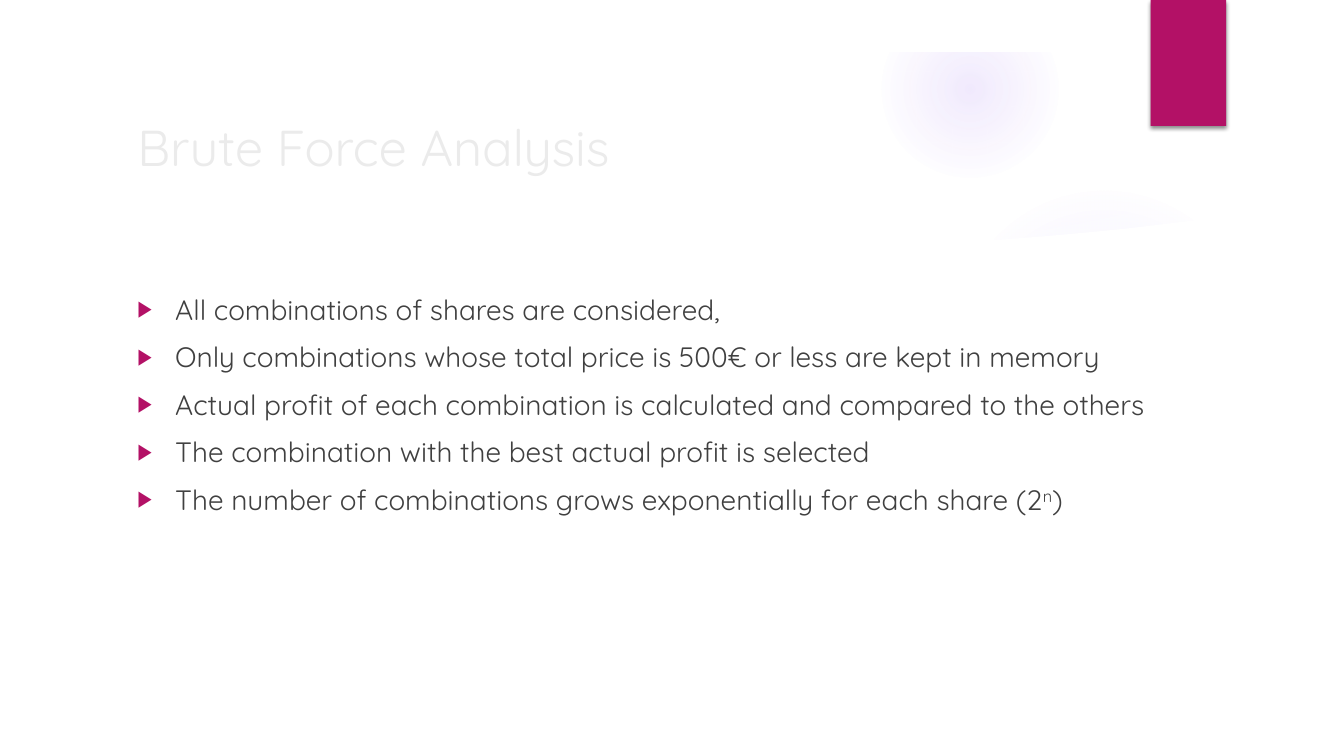
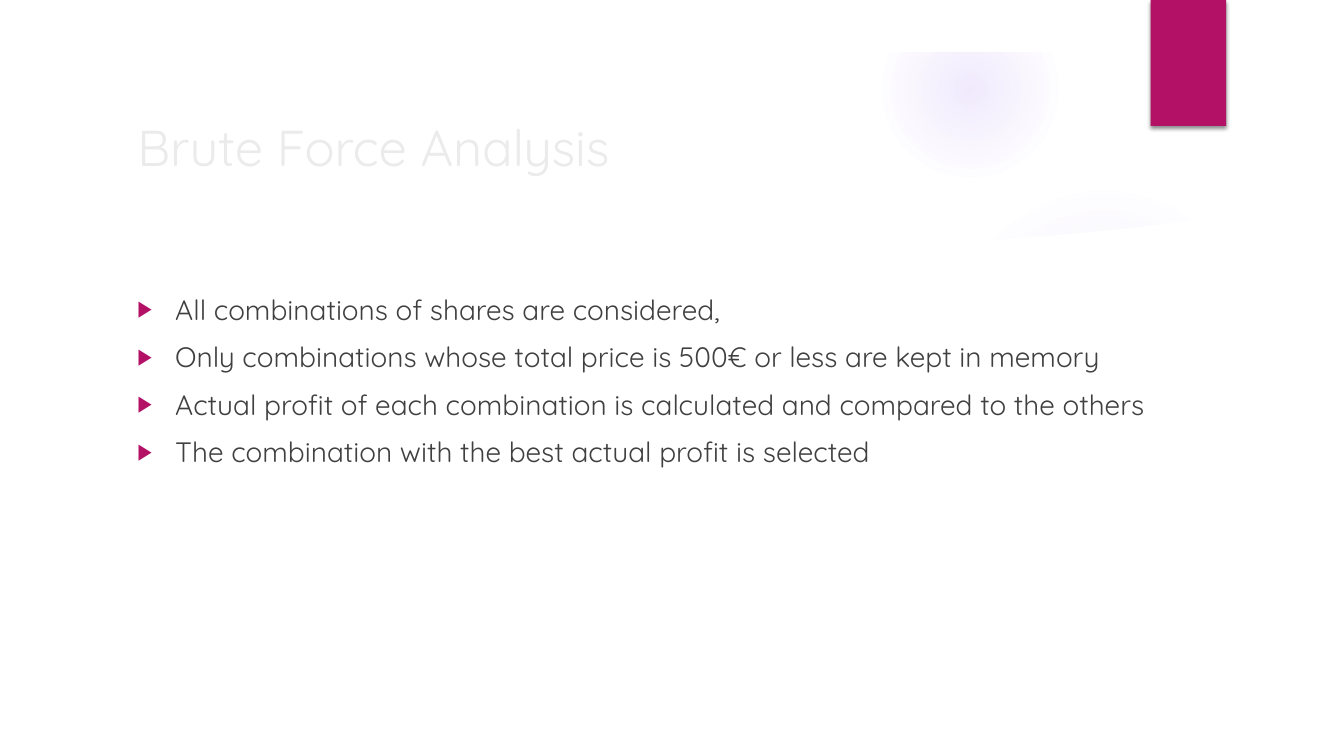
Before and after one commit to franfif/algoinvest-trade, a slide deck: slide 4 of Project7_Presentation.pptx. Drawn at 1344x756 pixels with LibreOffice and Linux fonts; fonts in the diff are those of the drawing; background and template pictures are left out. Boxes give left, top, right and bottom in pixels: in the first picture for what was removed or moved away, otherwise in the second. Text is boxed around its words. In the diff, an @@ line names an element or a change of style, - is before the commit and + after.

```diff
--- a/Project7_Presentation.pptx
+++ b/Project7_Presentation.pptx
@@ text at [175,489,1009,516]: paragraph removed @@
-▶ The number of combinations grows exponentially for each share (2n)
```
Also in this commit, not shown: 4 other slides changed, 2 slides added.
